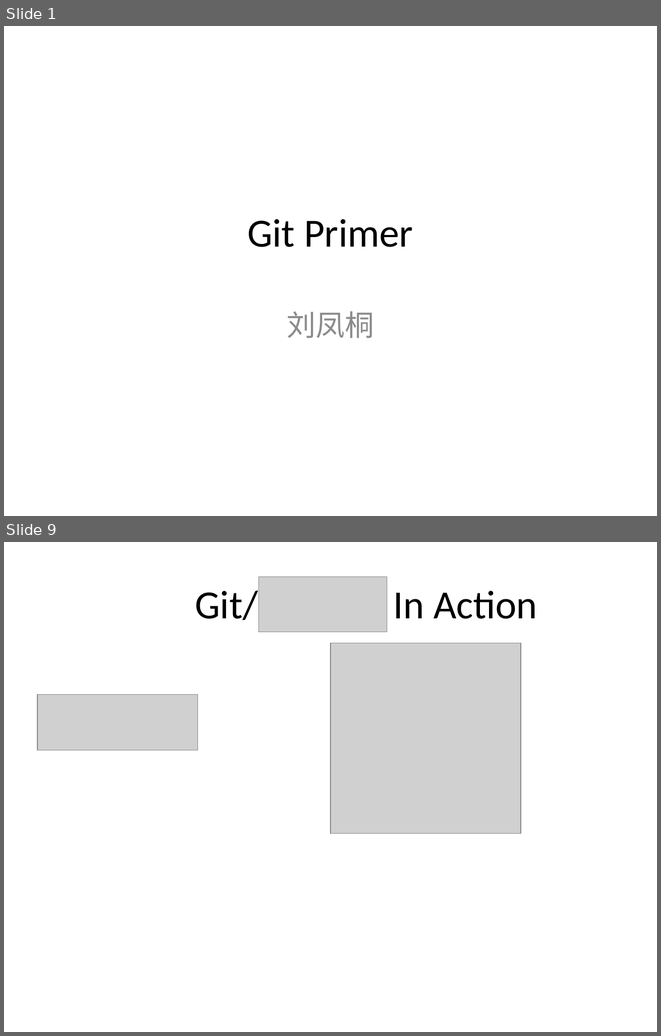
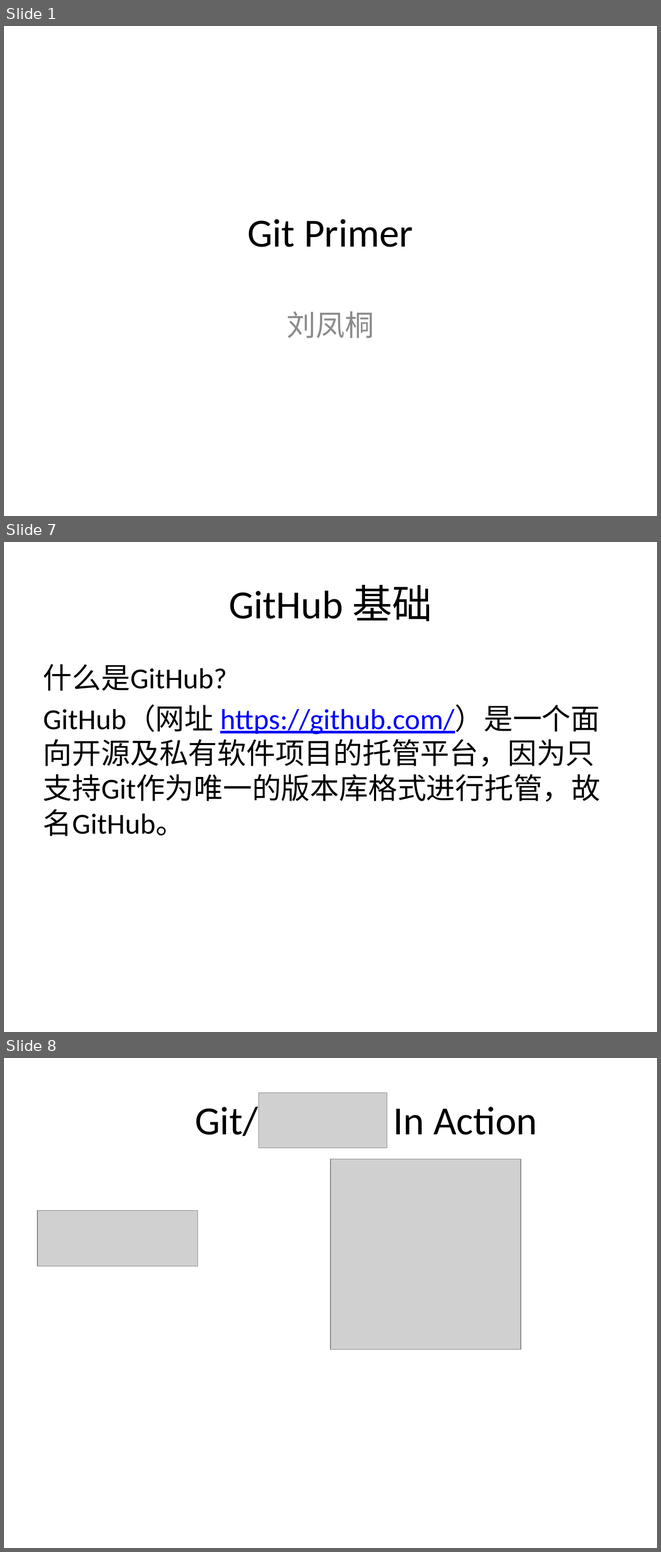
Before and after one commit to lftong/tong-doc, a slide deck: Git Primer.pptx. Shown one above the other, each under a label of ours: slides 1 and 9 before the commit, slides 1, 7 and 8 after it; the slides between them are not shown. The pictures are 661x1036 and 661x1552 pixels, drawn with LibreOffice and Linux fonts; fonts in the diff are those of the drawing; grey boxes stand for pictures. Boxes give left, top, right and bottom in pixels: in the first picture for what was removed or moved away, otherwise in the second. Text is boxed around its words. In the diff, an @@ line names an element or a change of style, - is before the commit and + after.

```diff
--- a/Git Primer.pptx
+++ b/Git Primer.pptx
@@ slide 7 added at (x1=4, y1=542, x2=657, y2=1032), background #FFFFFF @@
@@ title added at (x1=229, y1=584, x2=432, y2=622), 44 pt, text #000000 @@
+GitHub 基础
@@ text added at (x1=43, y1=664, x2=601, y2=836), 32 pt, text #000000 @@
+什么是GitHub?
+GitHub（网址 https://github.com/）是一个面向开源及私有软件项目的托管平台，因为只支持Git作为唯一的版本库格式进行托管，故名GitHub。
@@ what was slide 9 is now slide 8 @@
```
Also in this commit, not shown: 3 slides changed, 2 other slides added, 4 slides removed.
